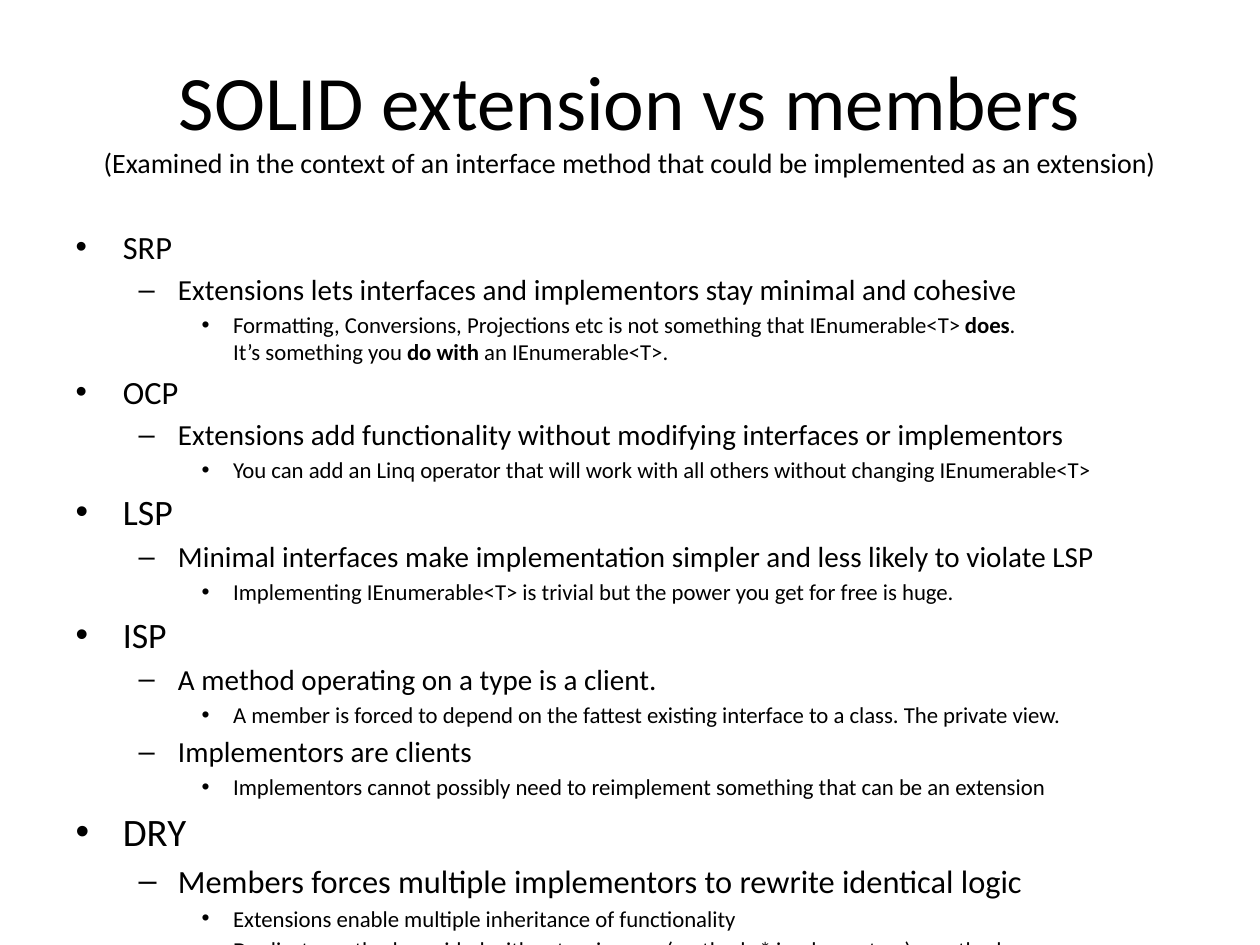
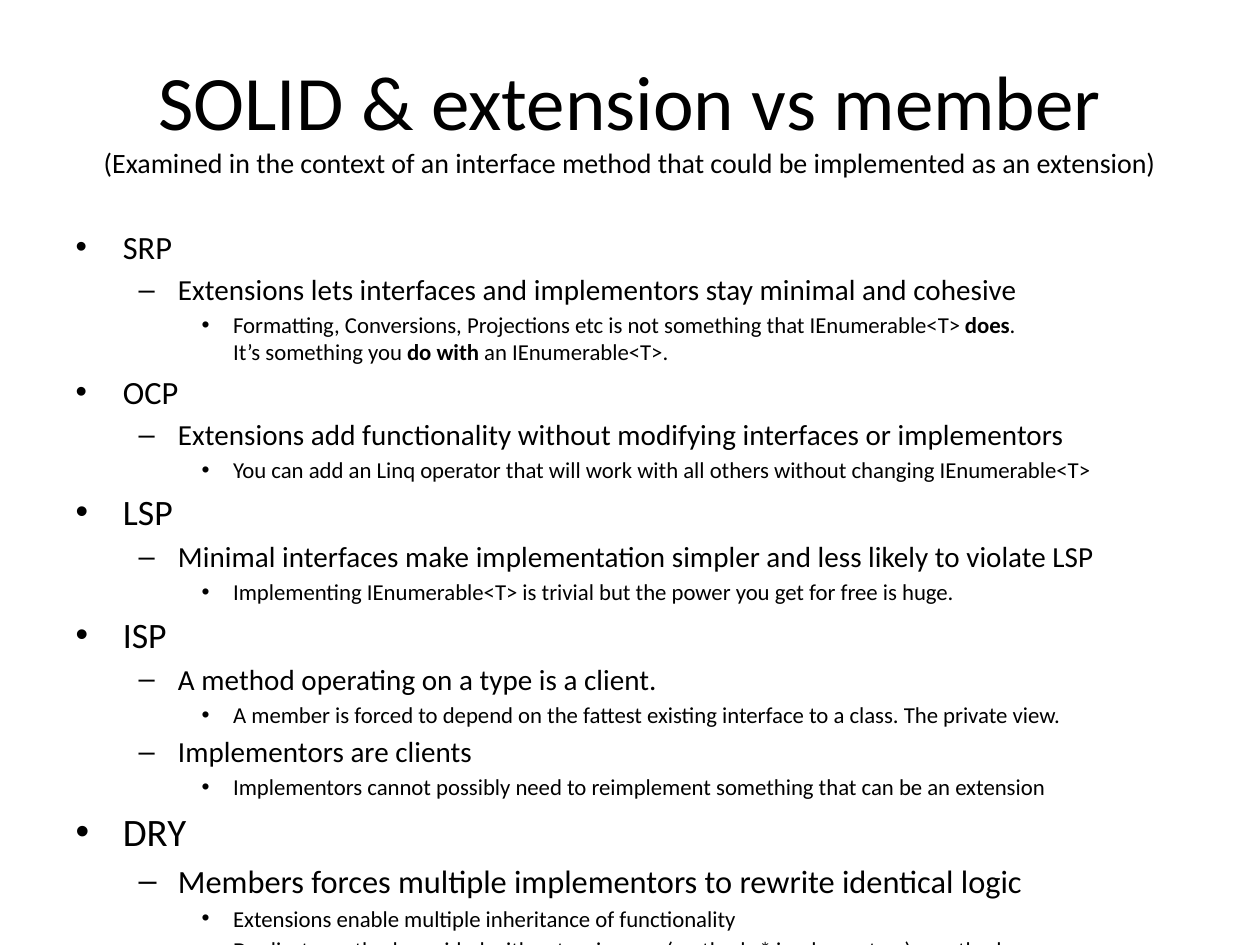
Before and after one commit to mlidbom/CSharpElevate, a slide deck: slide 10 of CSharp3.pptx. Drawn at 1260x945 pixels with LibreOffice and Linux fonts; fonts in the diff are those of the drawing. Boxes give left, top, right and bottom in pixels: in the first picture for what was removed or moved away, otherwise in the second. Text is boxed around its words. In the diff, an @@ line names an element or a change of style, - is before the commit and + after.

```diff
--- a/CSharp3.pptx
+++ b/CSharp3.pptx
@@ title at (x1=104, y1=76, x2=1155, y2=178): text changed @@
-SOLID extension vs members
-(Examined in the context of an interface method that could be implemented as an extension)
+SOLID & extension vs member
+(Examined in the context of an interface method that could be implemented as an extension)
```
Also in this commit, not shown: 18 other files.
